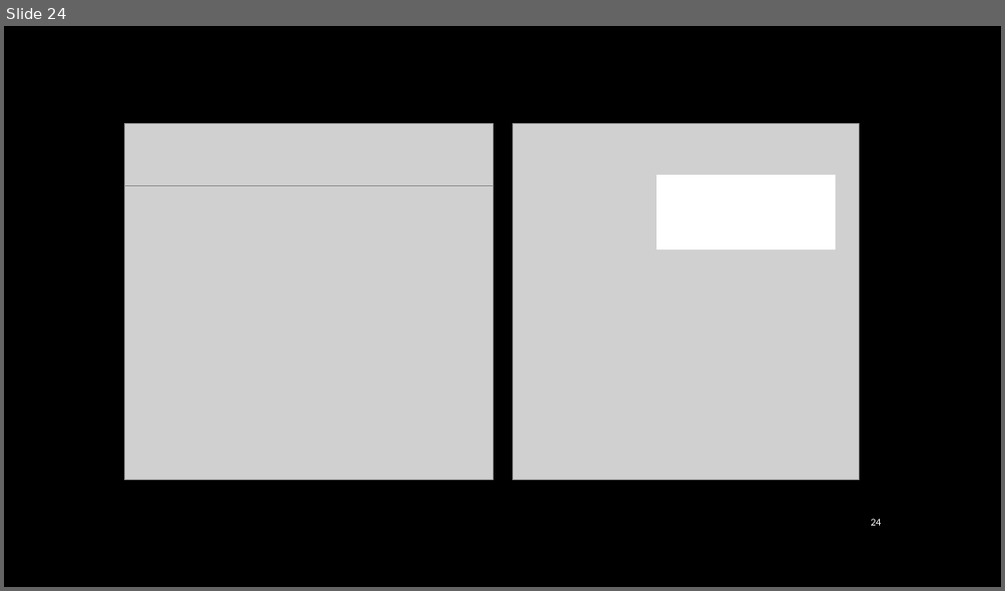
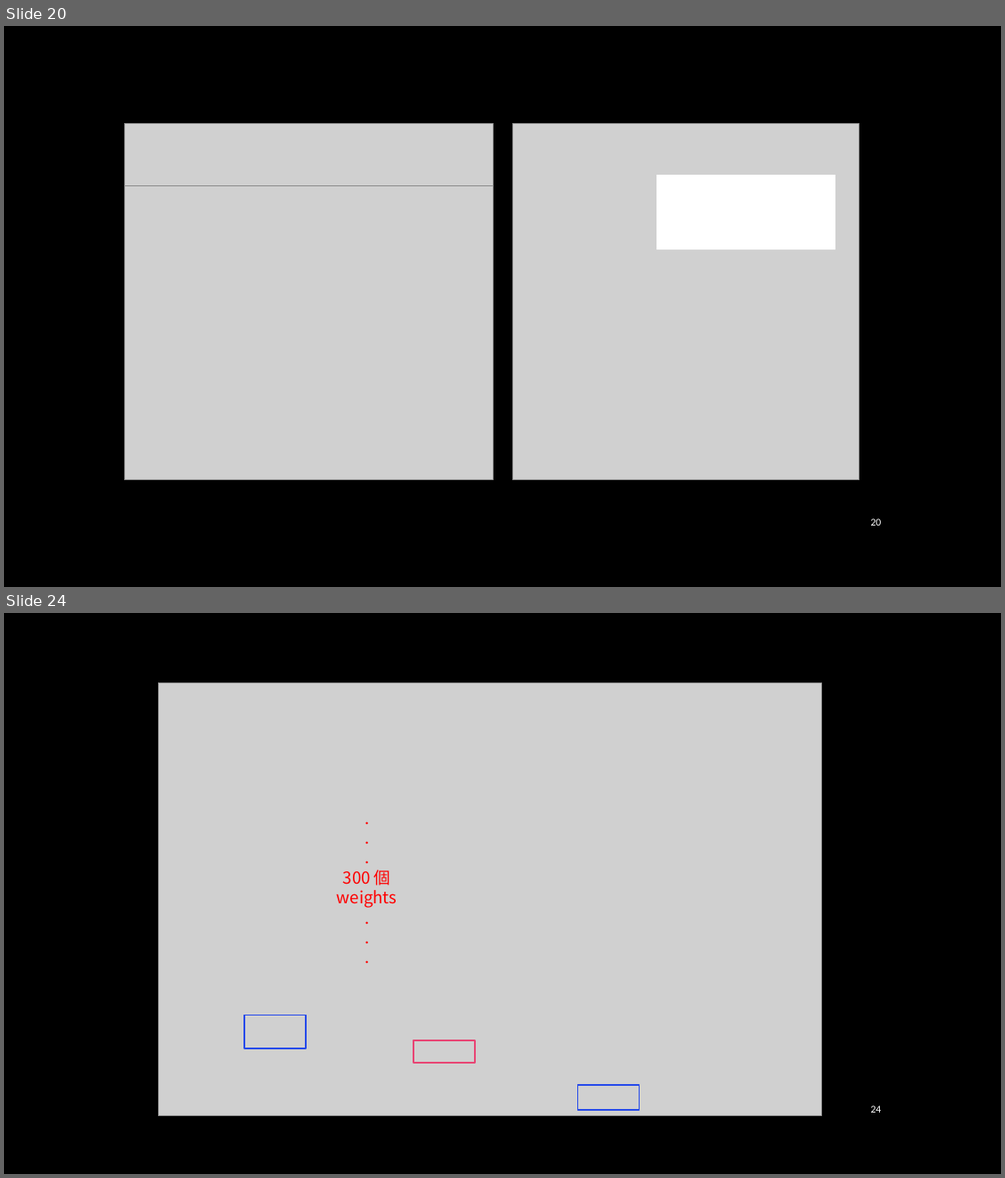
Before and after one commit to jiaweichang/biography, a slide deck: slides/Talks/Foundation of Natural Language Understanding.pptx. Shown one above the other, each under a label of ours: slide 24 before the commit, slides 20 and 24 after it; the slides between them are not shown. The pictures are 1005x591 and 1005x1178 pixels, drawn with LibreOffice and Linux fonts; fonts in the diff are those of the drawing; grey boxes stand for pictures; background and template pictures are left out. Boxes give left, top, right and bottom in pixels: in the first picture for what was removed or moved away, otherwise in the second. Text is boxed around its words. In the diff, an @@ line names an element or a change of style, - is before the commit and + after.

```diff
--- a/slides/Talks/Foundation of Natural Language Understanding.pptx
+++ b/slides/Talks/Foundation of Natural Language Understanding.pptx
@@ slide 24 added at (4, 613, 1001, 1174), background picture (left out) @@
@@ group added at (158, 682, 821, 1116): 3 rectangles, 1 picture, 1 text @@
+.
+.
+.
+300 個 weights
+.
+.
+.
@@ page number added at (871, 1105, 882, 1112), 10 pt, text #FFFFFF @@
+24
@@ what was slide 24 is now slide 20 @@
@@ page number at (871, 518, 882, 525): text changed @@
-24
+20
```
Also in this commit, not shown: 1 slide changed, 5 other slides added, 9 slides removed, 2 other files.
